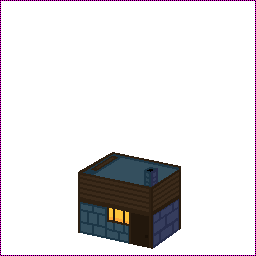
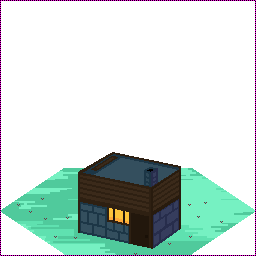
Two versions of the same layered image (256x256). Layer-by-layer changes:
painted on "zone" over (1, 168, 255, 255)
painted on "house_peon" over (1, 168, 255, 255)
added layer "Calque 7(collé)" above "house_peon.png" over (1, 168, 255, 255)
